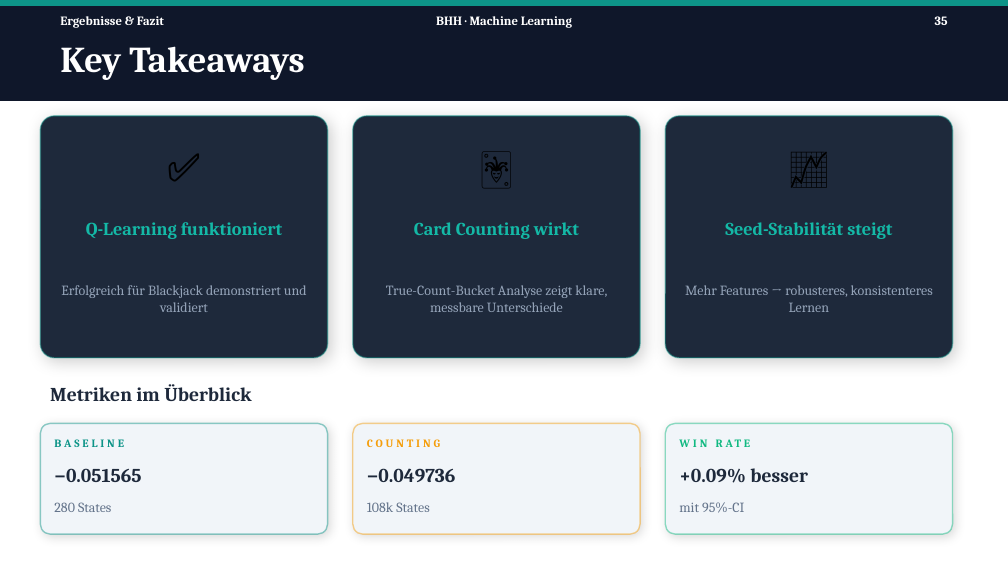
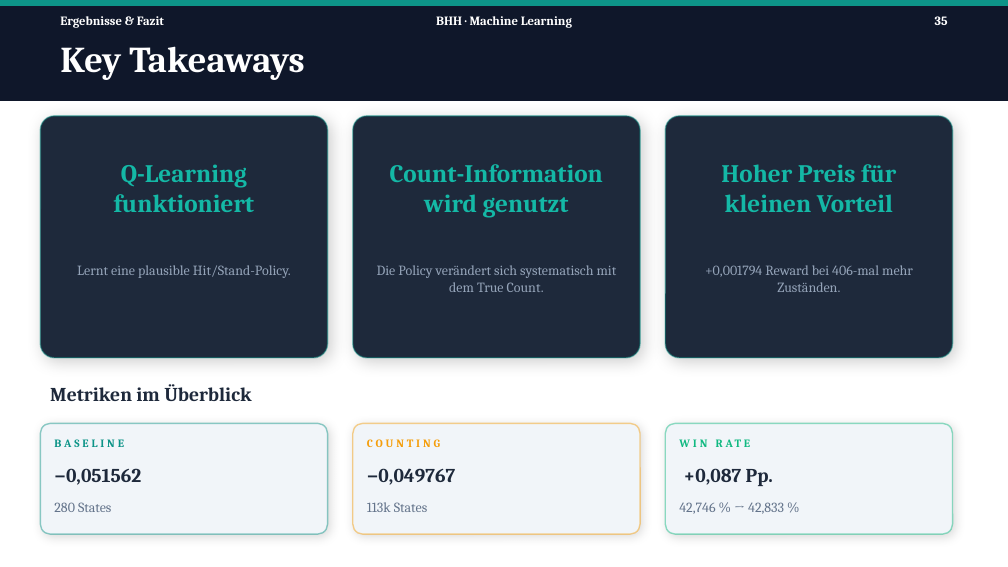
Before and after one commit to Tom-N-M/ml-blackjack, a slide deck: slide 35 of Präsi/PP_v2.pptx. Drawn at 1008x567 pixels with LibreOffice and Linux fonts; fonts in the diff are those of the drawing. Boxes give left, top, right and bottom in pixels: in the first picture for what was removed or moved away, otherwise in the second. Text is boxed around its words. In the diff, an @@ line names an element or a change of style, - is before the commit and + after.

```diff
--- a/Präsi/PP_v2.pptx
+++ b/Präsi/PP_v2.pptx
@@ text removed at box(40, 131, 328, 202) @@
-✅
@@ text removed at box(353, 131, 640, 202) @@
-🃏
@@ text removed at box(665, 131, 953, 202) @@
-📈
@@ text "Q-Learning funktioniert": place and size @@
-text "Q-Learning funktioniert" at box(86, 222, 282, 239)
+text "Q-Learning funktioniert" at box(114, 164, 255, 212)
@@ text "Q-Learning funktioniert" at box(114, 164, 255, 212): size 13 to 18 pt @@
@@ text at box(390, 164, 603, 218): text changed; size 13 to 18 pt @@
-Card Counting wirkt
+Count-Information wird genutzt
@@ text at box(721, 164, 896, 212): text changed; size 13 to 18 pt @@
-Seed-Stabilität steigt
+Hoher Preis für kleinen Vorteil
@@ text at box(77, 265, 291, 278): text changed @@
-Erfolgreich für Blackjack demonstriert und validiert
+Lernt eine plausible Hit/Stand-Policy.
@@ text at box(377, 265, 617, 292): text changed @@
-True-Count-Bucket Analyse zeigt klare, messbare Unterschiede
+Die Policy verändert sich systematisch mit dem True Count.
@@ text at box(705, 265, 913, 292): text changed @@
-Mehr Features → robusteres, konsistenteres Lernen
++0,001794 Reward bei 406-mal mehr Zuständen.
@@ text at box(54, 468, 141, 485): text changed @@
-−0.051565
+−0,051562
@@ text at box(367, 468, 455, 485): text changed @@
-−0.049736
+−0,049767
@@ text at box(684, 468, 773, 486): text changed @@
-+0.09% besser
++0,087 Pp.
@@ text at box(367, 502, 427, 512): text changed @@
-108k States
+113k States
@@ text at box(679, 502, 784, 514): text changed @@
-mit 95%-CI
+42,746 % → 42,833 %
```
Also in this commit, not shown: 7 other slides changed.
